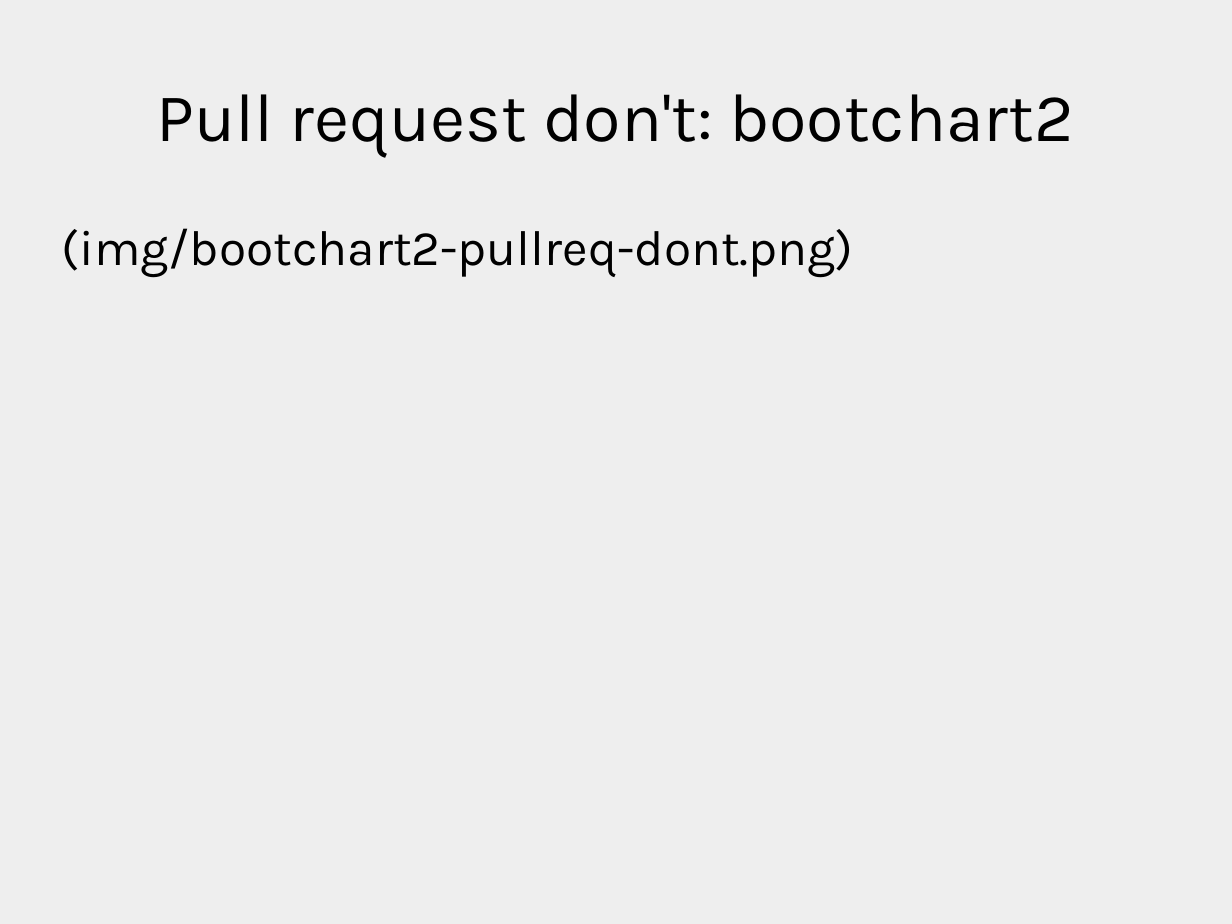
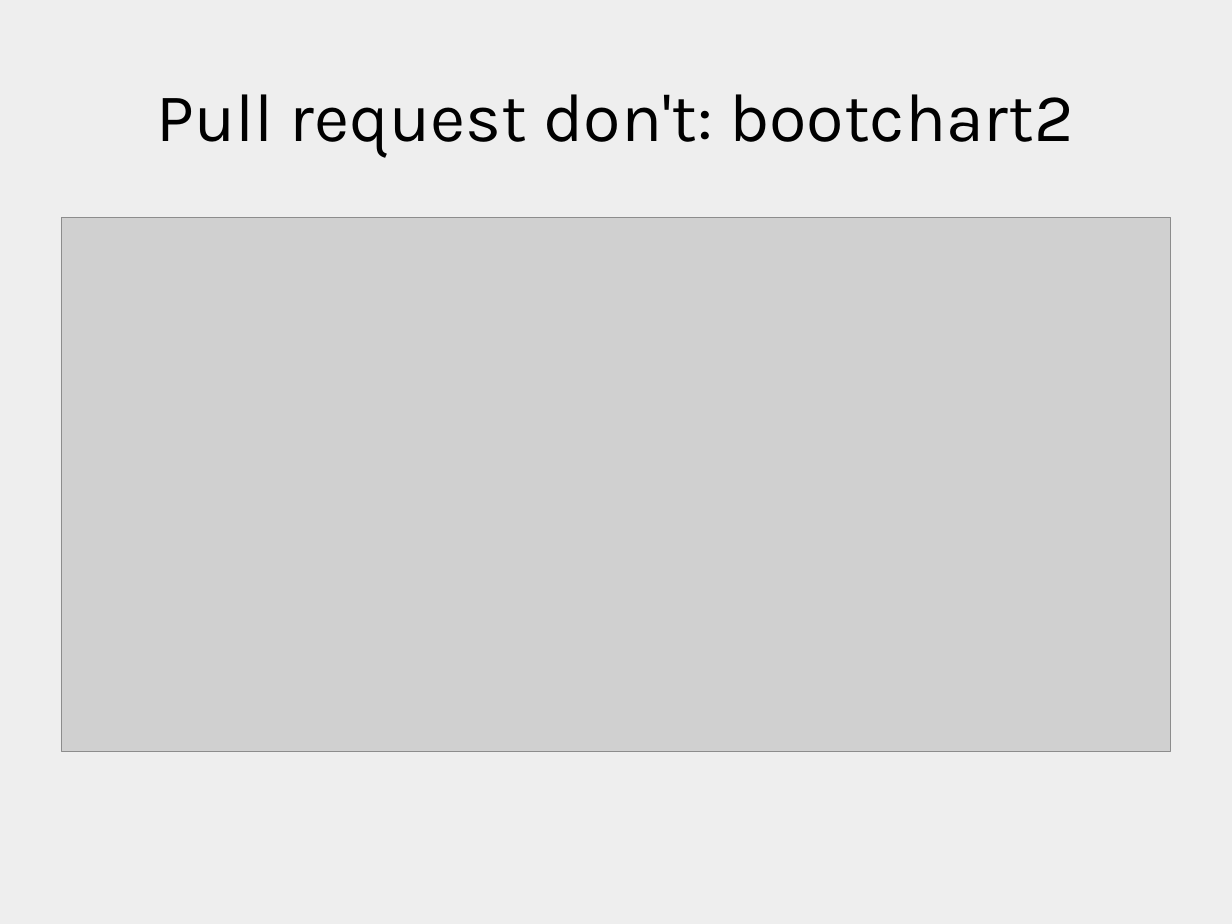
Before and after one commit to xrmx/tcs-sviluppocollaborativo, a slide deck: slide 31 of sviluppo.odp. Drawn at 1232x924 pixels with LibreOffice and Linux fonts; fonts in the diff are those of the drawing; grey boxes stand for pictures. Boxes give left, top, right and bottom in pixels: in the first picture for what was removed or moved away, otherwise in the second. Text is boxed around its words. In the diff, an @@ line names an element or a change of style, - is before the commit and + after.

```diff
--- a/sviluppo.odp
+++ b/sviluppo.odp
@@ picture added at box(61, 217, 1171, 751) @@
@@ text removed at box(62, 228, 854, 278) @@
-(img/bootchart2-pullreq-dont.png)
```
Also in this commit, not shown: 10 other slides changed, 1 slide added, 1 slide removed, 1 other file.
